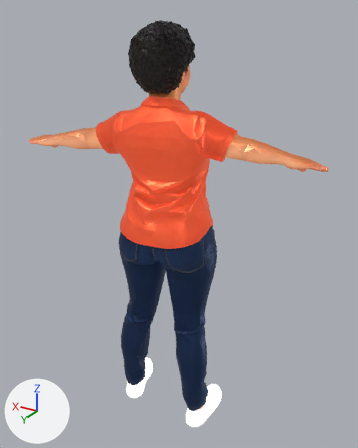
The glTF model app/public/models/marisol.glb as it was, and as the next commit left it.
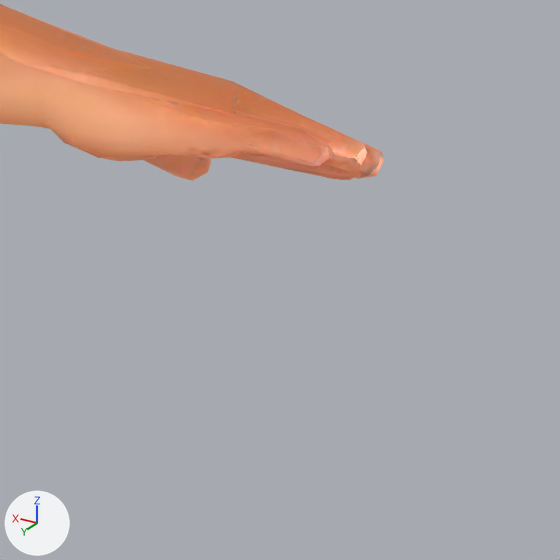
The first picture shows the older version from a 50 mm camera at (-1.013, 1.591, 1.73) aimed at (-0.029, -0.048, 0.911). The close-ups show the older and then the newer version on the part from 77% to 99% of the width and 33% to 50% of the height of that picture. Only the edits that show in the close-ups are written down. Every picture has the same lights, and +X, +Y and +Z are marked at lower left. Where no turn or scale is listed for an object, it has been applied to the vertices. Vertices at exactly the same position are counted once.

Names of what the first close-up shows: 'char1'.
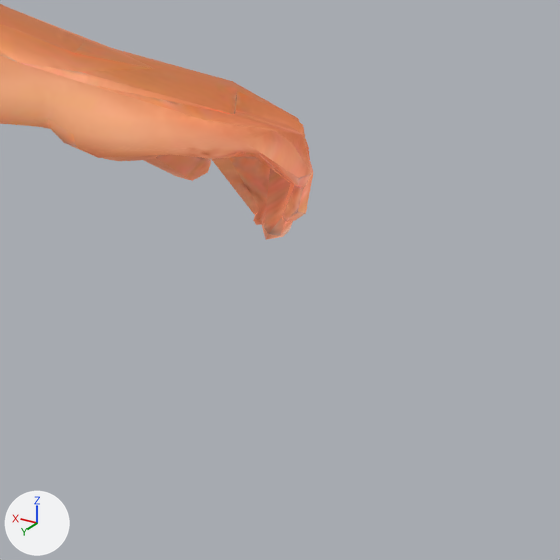
Changed parts and their boxes [x1, y1, x2, y2] in the close-ups (560 x 560 px; the box of a moved part takes in the faces that stretch with it):
'char1', reshaped: before [0, 4, 384, 181]; after [0, 4, 313, 240]
part 1 of me_char1, moved or reshaped: before [230, 113, 384, 180]; after [211, 117, 313, 240]

The change in detail:
me_char1 is used by ob_char1; location (0.0, 0.0, 0.0).
me_char1 had 6254 vertices, 12503 faces and spanned x -0.6..0.6, y -0.17..0.17, z 0.0..1.7.
me_char1 now has 6254 vertices, 12503 faces and spans x -0.58..0.58, y -0.17..0.17, z 0.0..1.7.
me_char1 part 1: 45 of the vertices in x -0.6..-0.57, y -0.13..-0.07, z 1.21..1.24 are multiplied about their middle by the matrix ((0.064, -0.213, -0.789), (-0.157, 0.698, -0.272), (1.046, 0.272, 0.741)), then moved by (0.02, 0.01, -0.02).
Other edits to the shape of me_char1 do not show in these pictures.
